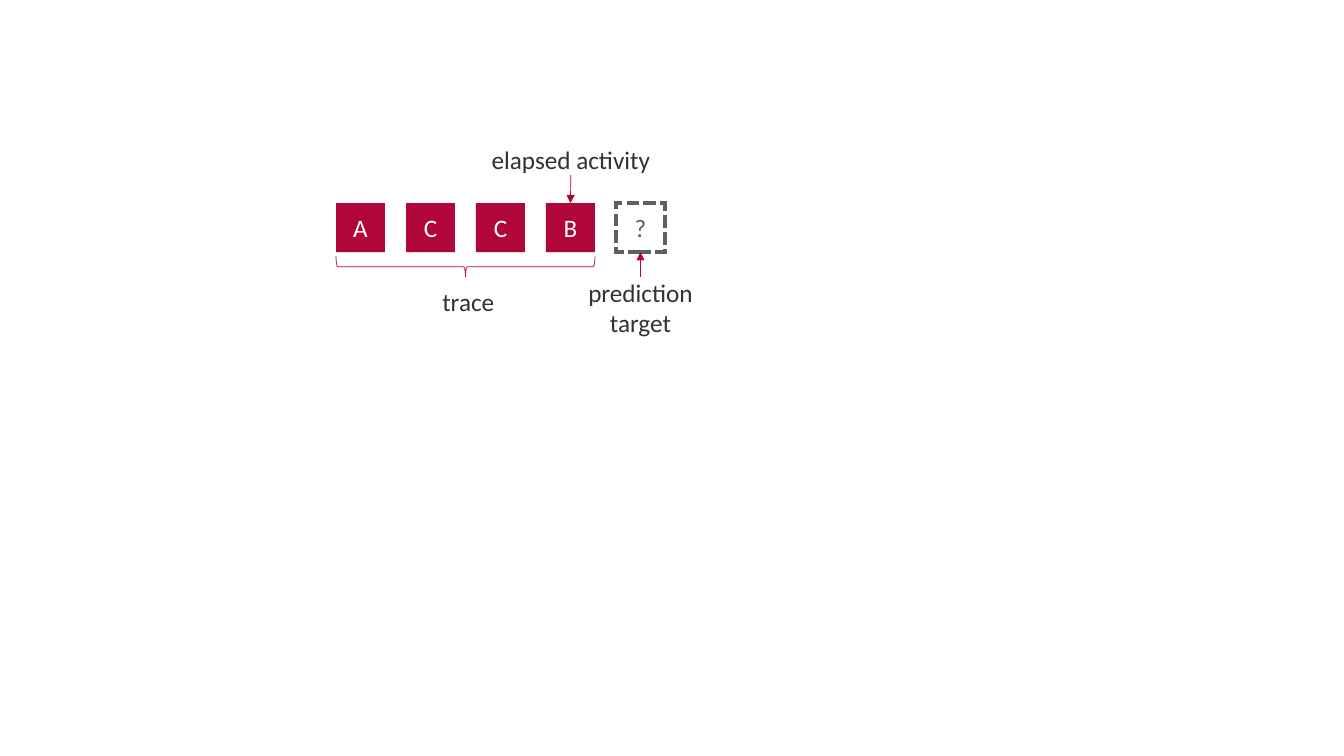
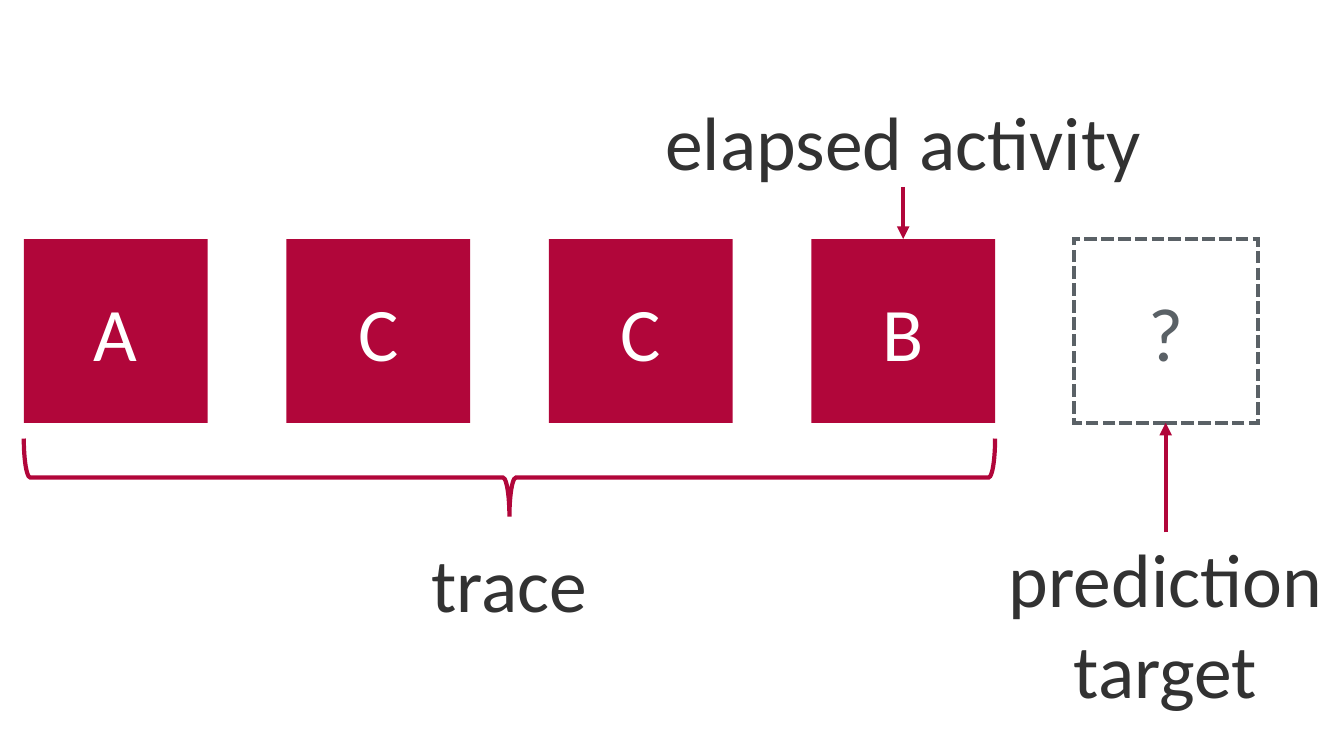
Before and after one commit to flxw/master-thesis-latex, a slide deck: slide 5 of gfx/Thesis figures.pptx. Drawn at 1344x756 pixels with LibreOffice and Linux fonts; fonts in the diff are those of the drawing. Boxes give left, top, right and bottom in pixels: in the first picture for what was removed or moved away, otherwise in the second. Text is boxed around its words. In the diff, an @@ line names an element or a change of style, - is before the commit and + after.

```diff
--- a/gfx/Thesis figures.pptx
+++ b/gfx/Thesis figures.pptx
@@ text "elapsed activity": place and size @@
-text "elapsed activity" at bbox=[492, 151, 650, 176]
+text "elapsed activity" at bbox=[665, 117, 1141, 188]
@@ arrow moved from (571, 175) - (571, 204) to (903, 187) - (903, 239) @@
@@ arrow (903, 187) - (903, 239): stroke #B1063A 0.5 pt to #B1063A 3 pt @@
@@ rectangle "A": place and size @@
-rectangle "A" at bbox=[336, 204, 385, 253]
+rectangle "A" at bbox=[24, 239, 208, 422]
@@ rectangle "C": place and size @@
-rectangle "C" at bbox=[406, 204, 456, 253]
+rectangle "C" at bbox=[286, 239, 470, 422]
@@ rectangle "C": place and size @@
-rectangle "C" at bbox=[476, 204, 525, 253]
+rectangle "C" at bbox=[548, 239, 732, 422]
@@ rectangle "B": place and size @@
-rectangle "B" at bbox=[546, 204, 596, 253]
+rectangle "B" at bbox=[812, 239, 995, 422]
@@ size 18 to 54 pt in 8 elements at bbox=[286, 239, 470, 422], bbox=[665, 117, 1141, 188], bbox=[548, 239, 732, 422], bbox=[24, 239, 208, 422], bbox=[812, 239, 995, 422], bbox=[431, 564, 587, 613], bbox=[1009, 554, 1322, 711], bbox=[1074, 239, 1257, 422] @@
@@ rectangle "?": place and size @@
-rectangle "?" at bbox=[616, 204, 665, 253]
+rectangle "?" at bbox=[1074, 239, 1257, 422]
@@ right brace: place and size @@
-right brace at bbox=[336, 256, 595, 277]
+right brace at bbox=[24, 439, 996, 517]
@@ right brace at bbox=[24, 439, 996, 517]: outline #B1063A 0.5 pt to #B1063A 3 pt @@
@@ arrow moved from (640, 277) - (640, 252) to (1167, 532) - (1167, 422) @@
@@ arrow (1167, 532) - (1167, 422): stroke #B1063A 0.5 pt to #B1063A 3 pt @@
@@ text "trace": place and size @@
-text "trace" at bbox=[442, 295, 494, 311]
+text "trace" at bbox=[431, 564, 587, 613]
@@ text "prediction target": place and size @@
-text "prediction target" at bbox=[588, 284, 692, 337]
+text "prediction target" at bbox=[1009, 554, 1322, 711]
```
Also in this commit, not shown: 4 other slides changed, 25 other files.
